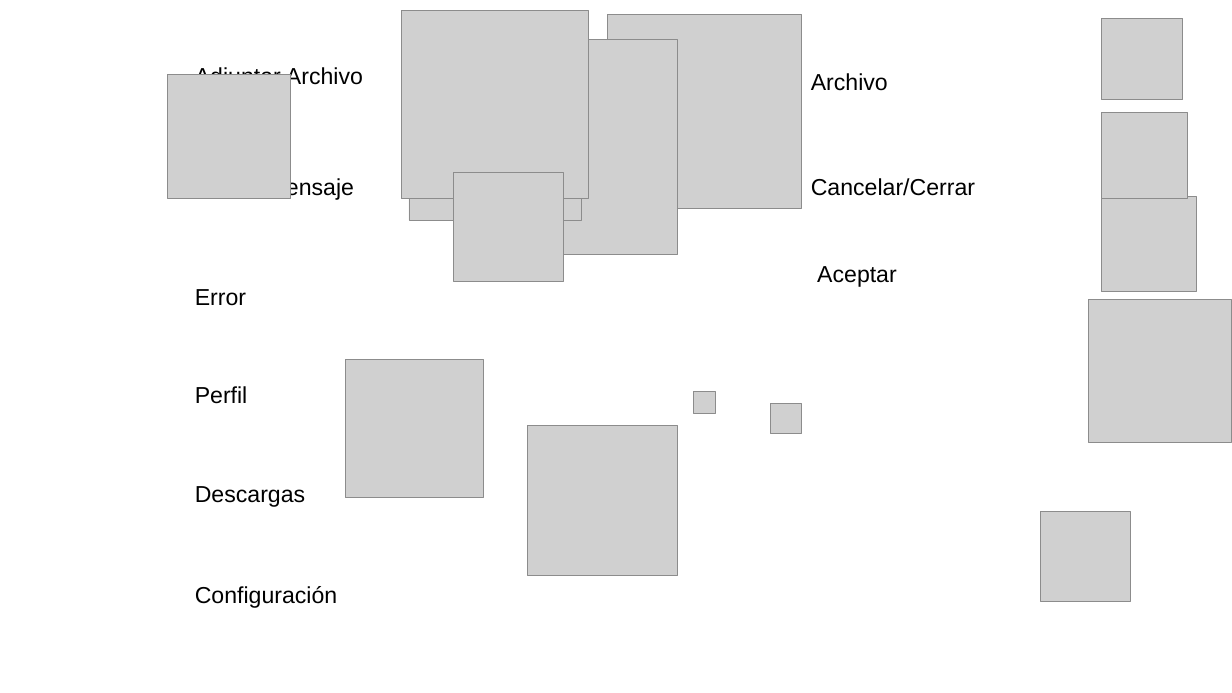
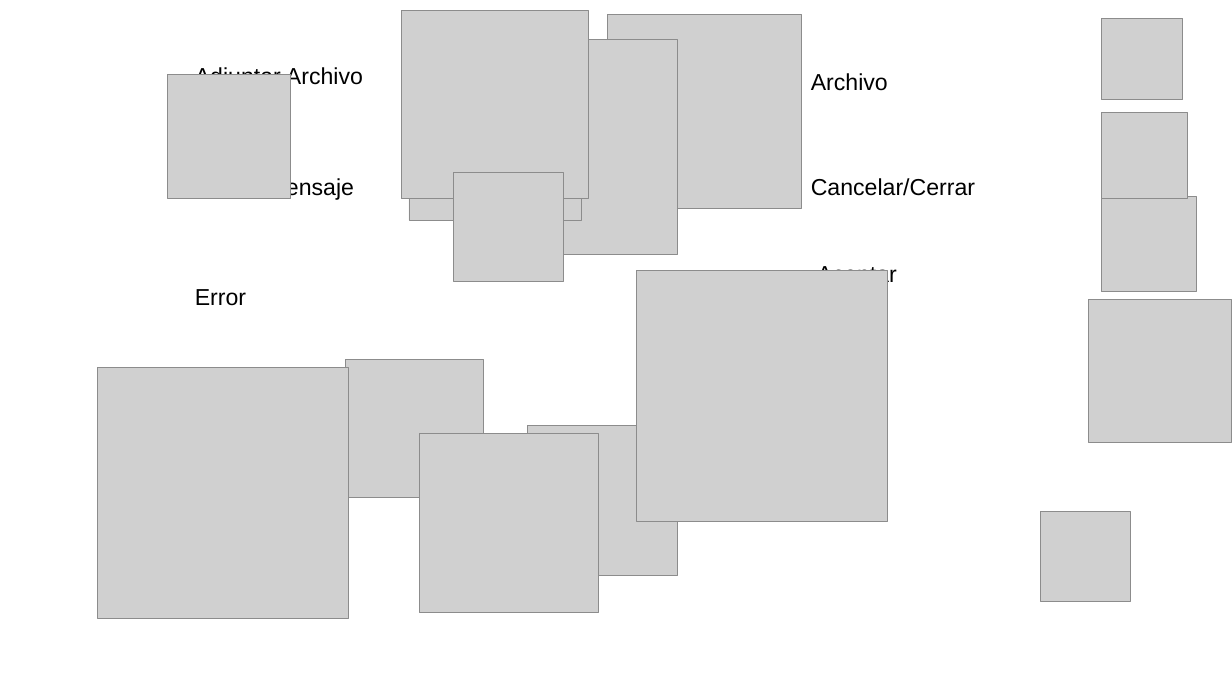
Before and after one commit to Rlianny/Link-Chat_2025, a slide deck: slide 13 of docs/design_decisions/Prototipo de UI.pptx. Drawn at 1232x693 pixels with LibreOffice and Linux fonts; fonts in the diff are those of the drawing; grey boxes stand for pictures. Boxes give left, top, right and bottom in pixels: in the first picture for what was removed or moved away, otherwise in the second. Text is boxed around its words. In the diff, an @@ line names an element or a change of style, - is before the commit and + after.

```diff
--- a/docs/design_decisions/Prototipo de UI.pptx
+++ b/docs/design_decisions/Prototipo de UI.pptx
@@ picture added at box(637, 270, 888, 521) @@
@@ picture added at box(98, 368, 348, 618) @@
@@ text removed at box(195, 386, 248, 404) @@
-Perfil
@@ picture removed at box(693, 392, 715, 414) @@
@@ picture removed at box(771, 403, 801, 433) @@
@@ picture added at box(420, 434, 599, 614) @@
@@ text removed at box(195, 486, 305, 507) @@
-Descargas
@@ text removed at box(195, 586, 337, 608) @@
-Configuración
```
Also in this commit, not shown: 15 other files.
